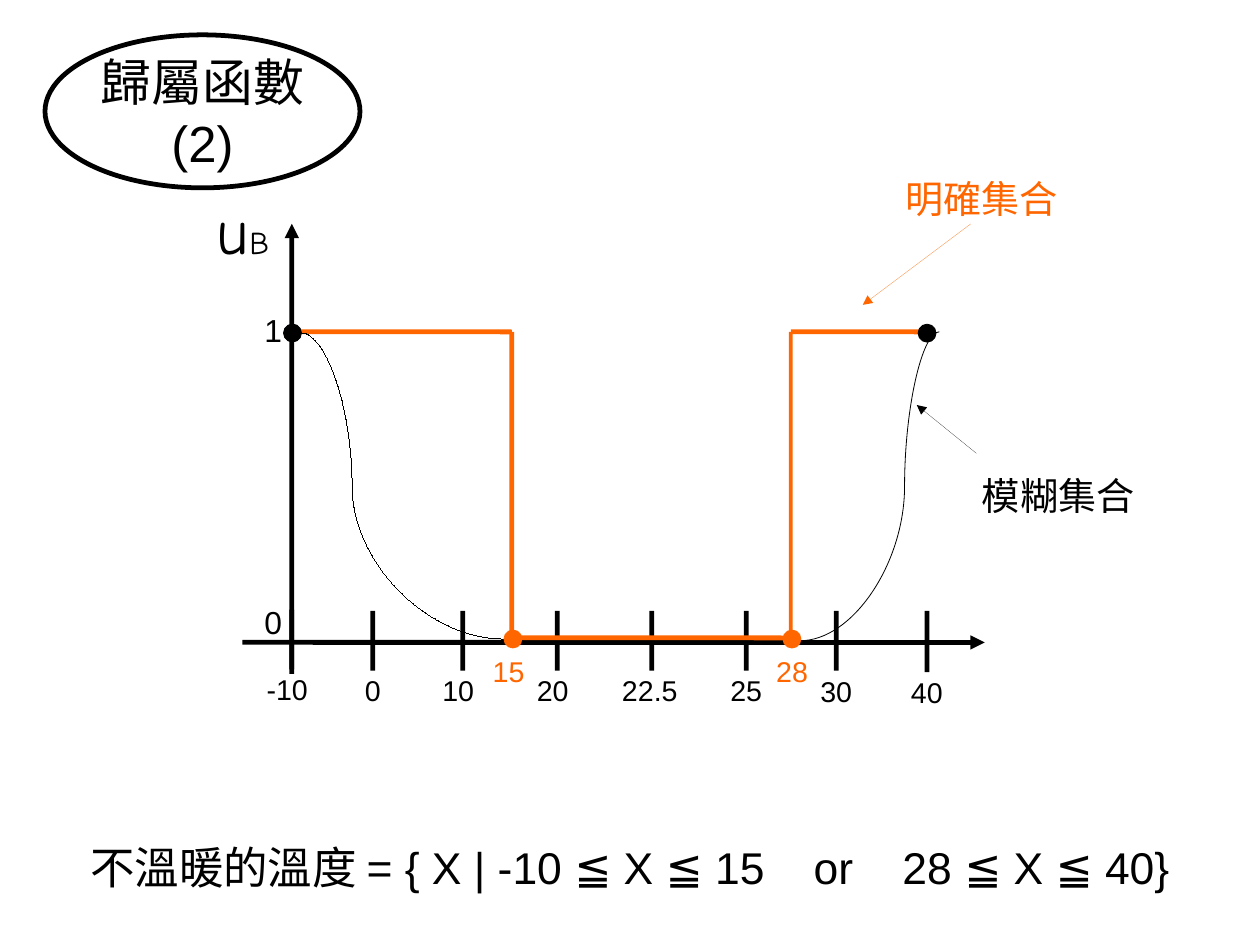
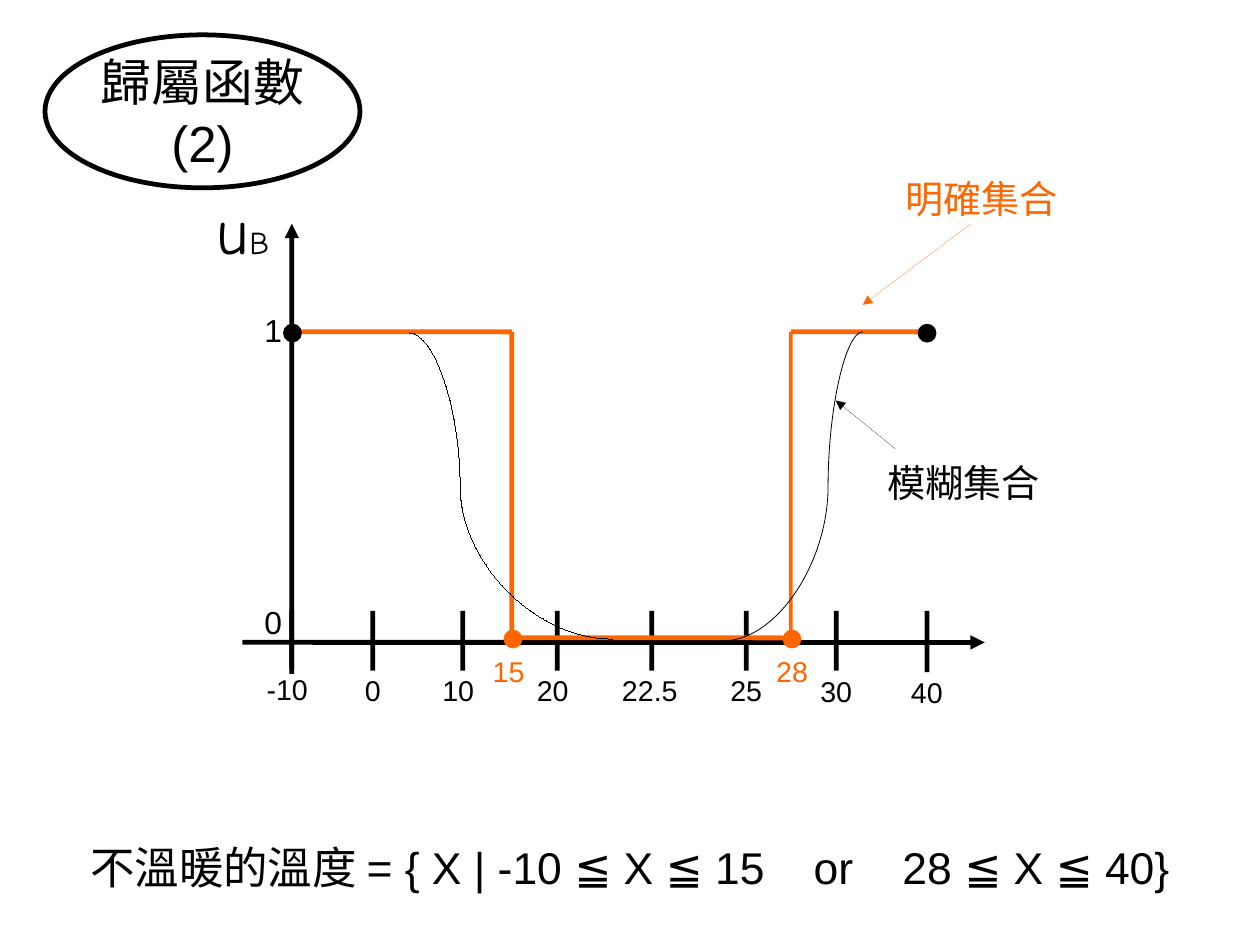
Before and after one commit to shouzo/Artificial-Intelligence_pages, a slide deck: slide 6 of class-tutorial/20170309/20170309_課程筆記.odp. Drawn at 1260x945 pixels with LibreOffice and Linux fonts; fonts in the diff are those of the drawing. Boxes give left, top, right and bottom in pixels: in the first picture for what was removed or moved away, otherwise in the second. Text is boxed around its words. In the diff, an @@ line names an element or a change of style, - is before the commit and + after.

```diff
--- a/class-tutorial/20170309/20170309_課程筆記.odp
+++ b/class-tutorial/20170309/20170309_課程筆記.odp
@@ curved line moved from (302, 333) - (504, 639) to (409, 333) - (613, 639) @@
@@ curved line moved from (940, 332) - (800, 641) to (863, 332) - (724, 641) @@
@@ arrow moved from (976, 454) - (917, 405) to (895, 449) - (836, 400) @@
@@ text "模糊集合": place and size @@
-text "模糊集合" at [982,478,1134,513]
+text "模糊集合" at [887,465,1039,500]
```
Also in this commit, not shown: 1 other slide changed, 12 other files.
